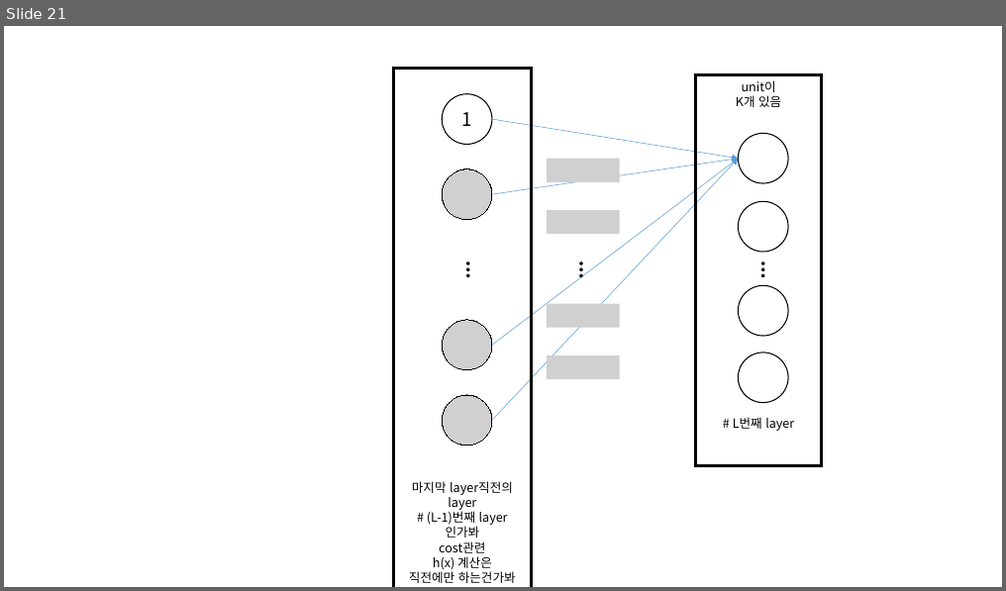
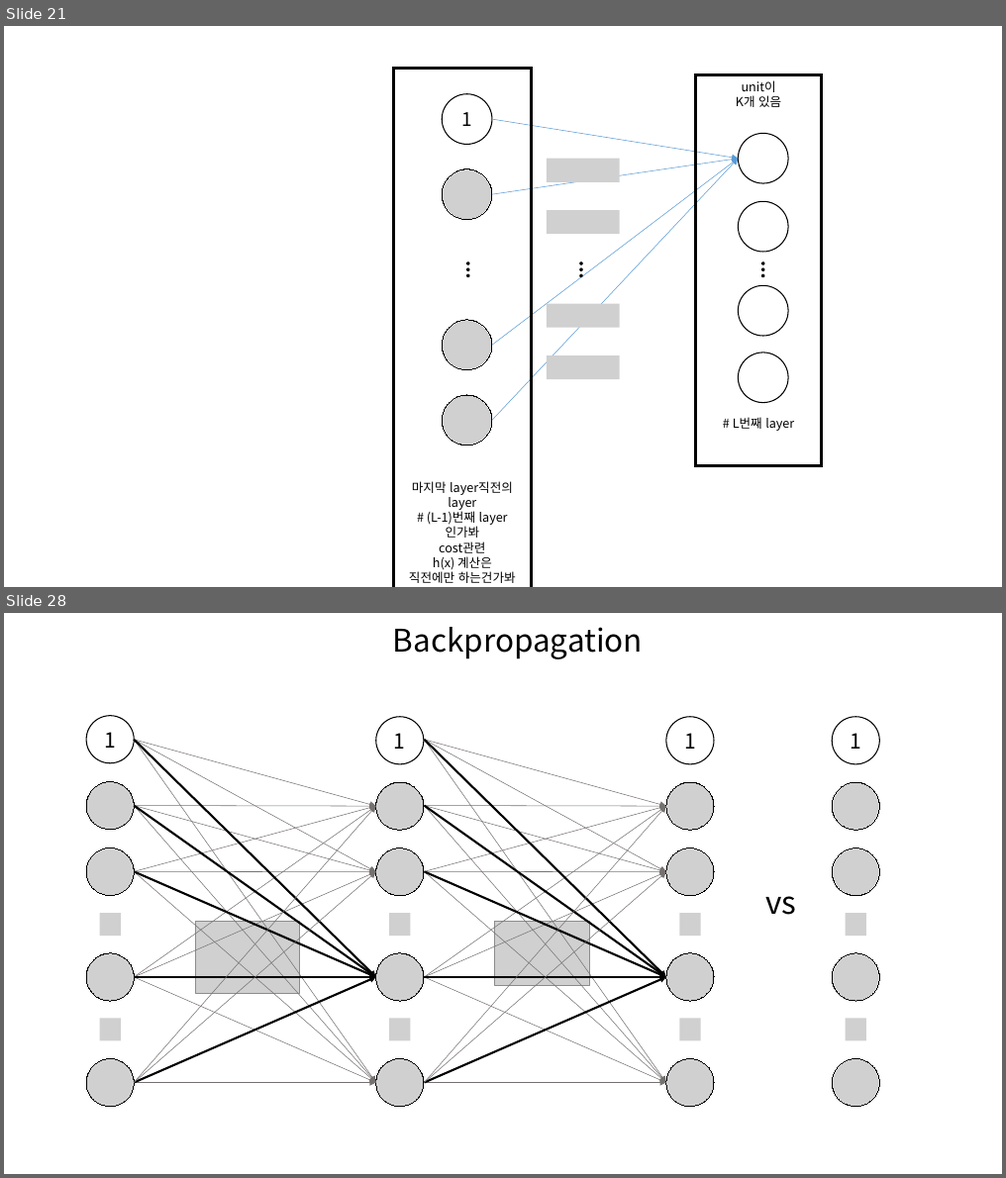
Before and after one commit to JeongJaeyoung/iintheworld-update1, a slide deck: main/iandcomputer/design-control/img/나와 컴퓨터 이미지 자료풀.pptx. Shown one above the other, each under a label of ours: slide 21 before the commit, slides 21 and 28 after it; the slides between them are not shown. The pictures are 1006x591 and 1006x1178 pixels, drawn with LibreOffice and Linux fonts; fonts in the diff are those of the drawing; grey boxes stand for pictures. Boxes give left, top, right and bottom in pixels: in the first picture for what was removed or moved away, otherwise in the second. Text is boxed around its words. In the diff, an @@ line names an element or a change of style, - is before the commit and + after.

```diff
--- a/main/iandcomputer/design-control/img/나와 컴퓨터 이미지 자료풀.pptx
+++ b/main/iandcomputer/design-control/img/나와 컴퓨터 이미지 자료풀.pptx
@@ slide 28 added at [4,613,1002,1174], background #FFFFFF @@
@@ text added at [393,627,643,660], 30 pt, text #000000 @@
+Backpropagation
@@ group added at [86,716,880,1107]: 40 arrows, 26 pictures, 4 ellipses, 1 text @@
+1
+1
+1
+1
+vs
```
Also in this commit, not shown: 1 slide changed, 1 slide removed, 5 other files.
